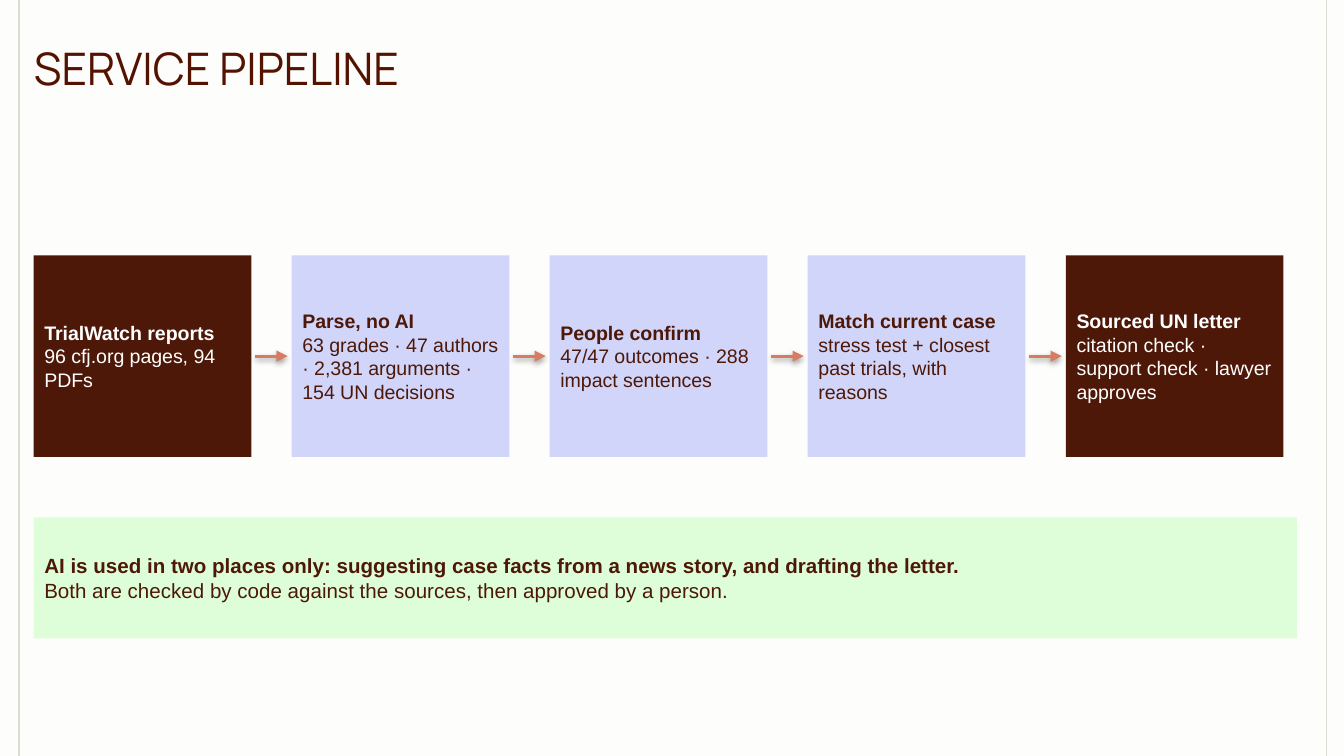
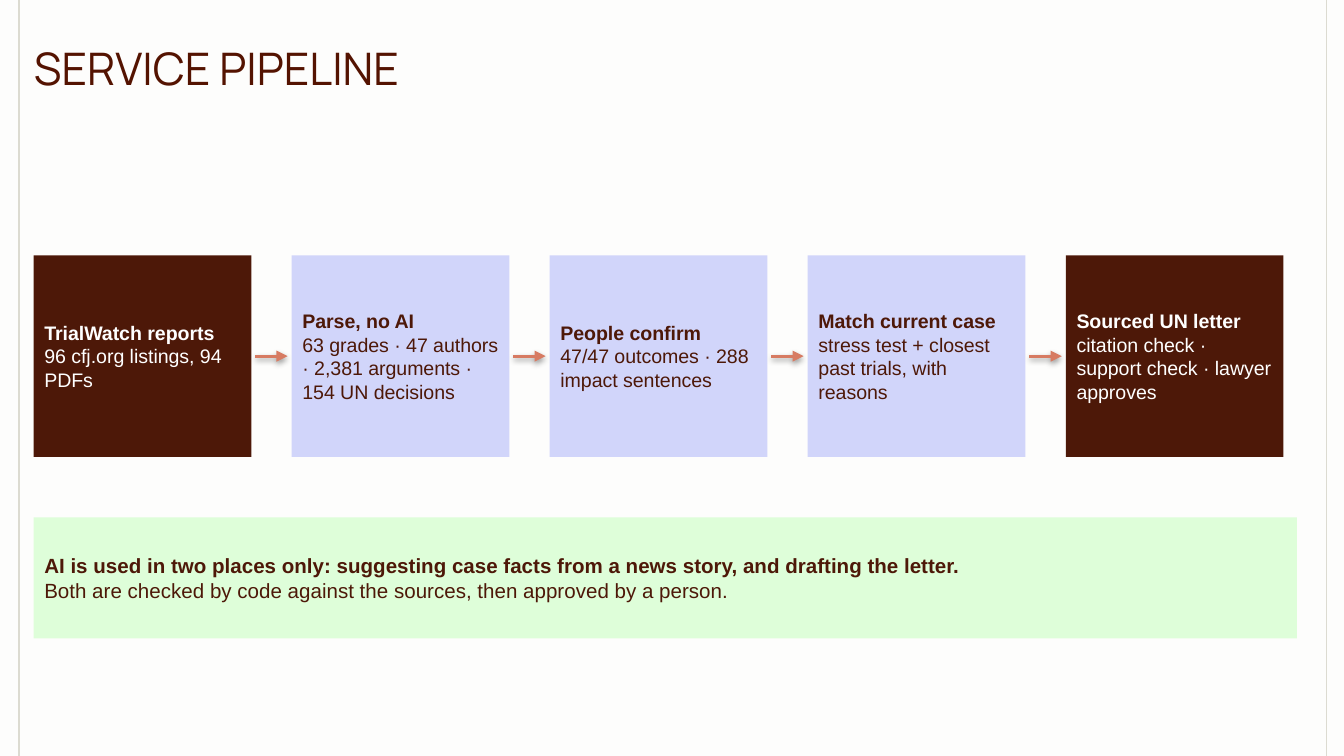
Before and after one commit to valentinasilva8/fairtrial-ai-hackathon, a slide deck: slide 8 of pitch/Precedent_and_Practice.pptx. Drawn at 1344x756 pixels with LibreOffice and Linux fonts; fonts in the diff are those of the drawing. Boxes give left, top, right and bottom in pixels: in the first picture for what was removed or moved away, otherwise in the second. Text is boxed around its words. In the diff, an @@ line names an element or a change of style, - is before the commit and + after.

Commit message:
Deck: report and listing wording

```diff
--- a/pitch/Precedent_and_Practice.pptx
+++ b/pitch/Precedent_and_Practice.pptx
@@ text in rectangle at [44,348,222,387]: text changed @@
-96 cfj.org pages, 94 PDFs
+96 cfj.org listings, 94 PDFs
```
Also in this commit, not shown: 4 other slides changed, 1 other file.
